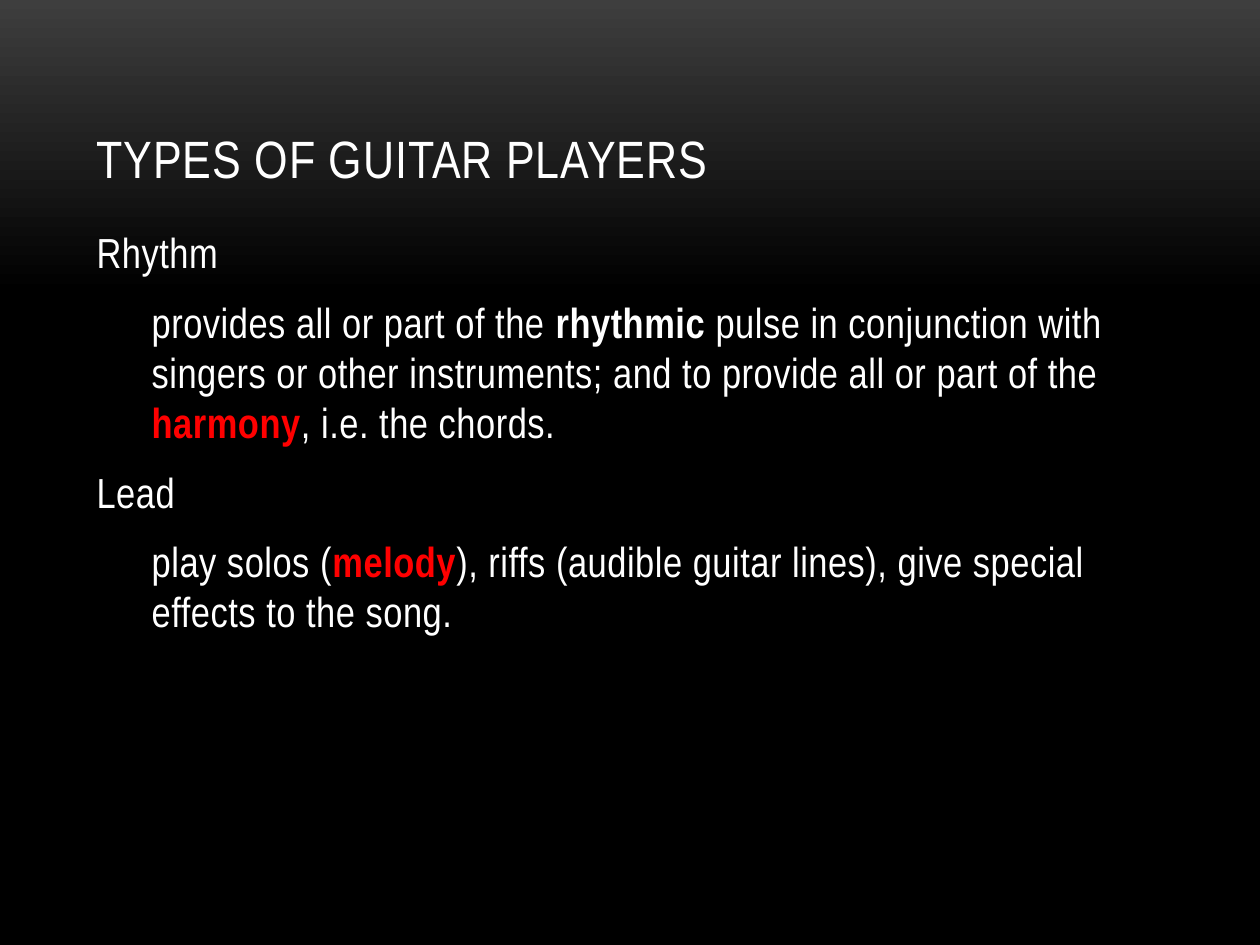
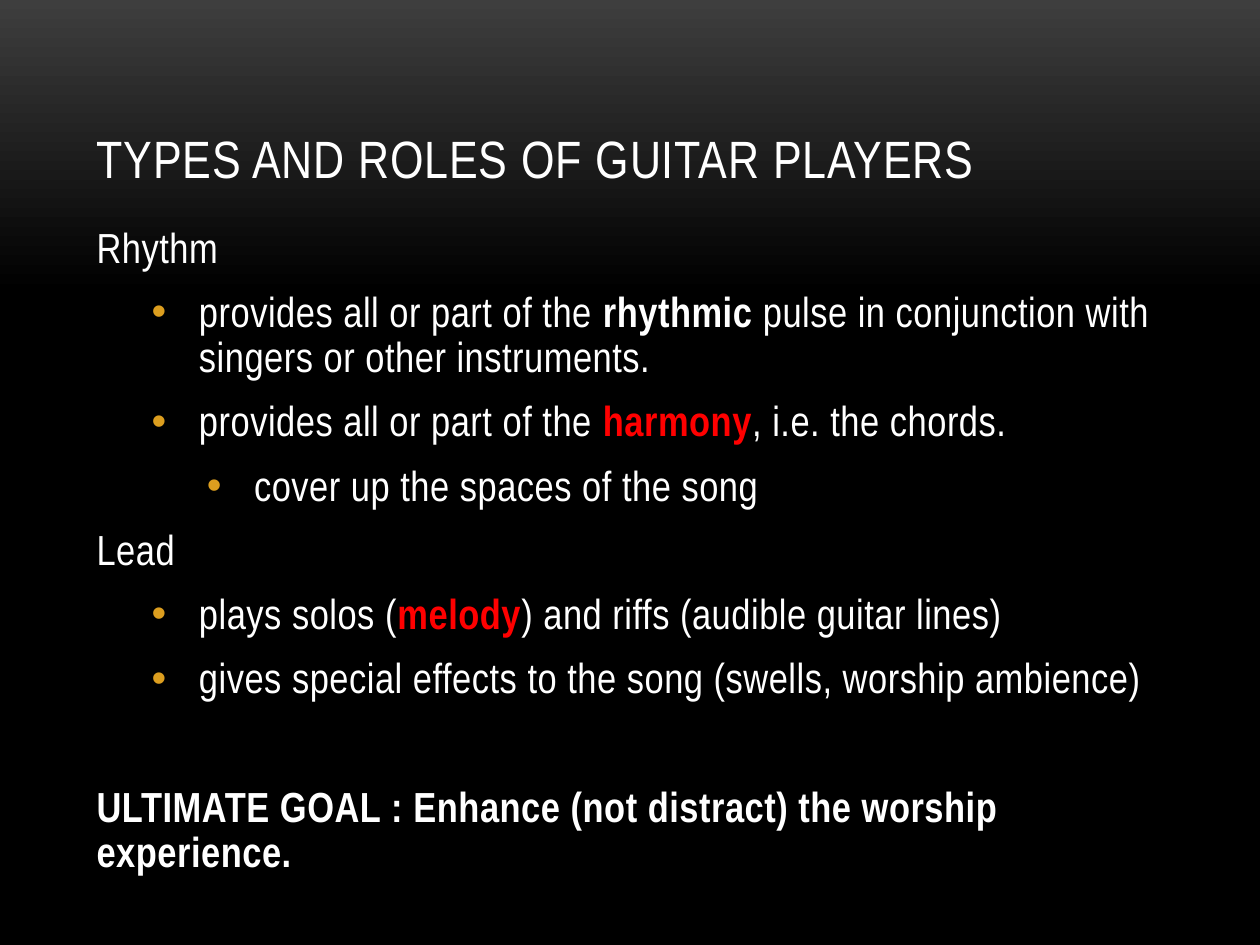
Before and after one commit to GrejSegura/datasciencecoursera, a slide deck: slide 2 of Guitars.pptx. Drawn at 1260x945 pixels with LibreOffice and Linux fonts; fonts in the diff are those of the drawing; background and template pictures are left out. Boxes give left, top, right and bottom in pixels: in the first picture for what was removed or moved away, otherwise in the second. Text is boxed around its words. In the diff, an @@ line names an element or a change of style, - is before the commit and + after.

Commit message:
version 3

```diff
--- a/Guitars.pptx
+++ b/Guitars.pptx
@@ title at [97, 141, 973, 179]: text changed @@
-TYPES OF GUITAR PLAYERS
+TYPES AND ROLES OF GUITAR PLAYERS
@@ text at [97, 232, 218, 566]: line spacing 1 to 0.9 @@
@@ text at [199, 296, 1149, 509]: text changed @@
-  provides all or part of the rhythmic pulse in conjunction with singers or other instruments; and to provide all or part of the harmony, i.e. the chords.
+  • provides all or part of the rhythmic pulse in conjunction with singers or other instruments.
+  • provides all or part of the harmony, i.e. the chords.
+    • cover up the spaces of the song
@@ text at [97, 598, 1140, 876]: text changed @@
-  play solos (melody), riffs (audible guitar lines), give special effects to the song.
+  • plays solos (melody) and riffs (audible guitar lines)
+  • gives special effects to the song (swells, worship ambience)
+ULTIMATE GOAL : Enhance (not distract) the worship experience.
```
Also in this commit, not shown: 2 other slides changed.
